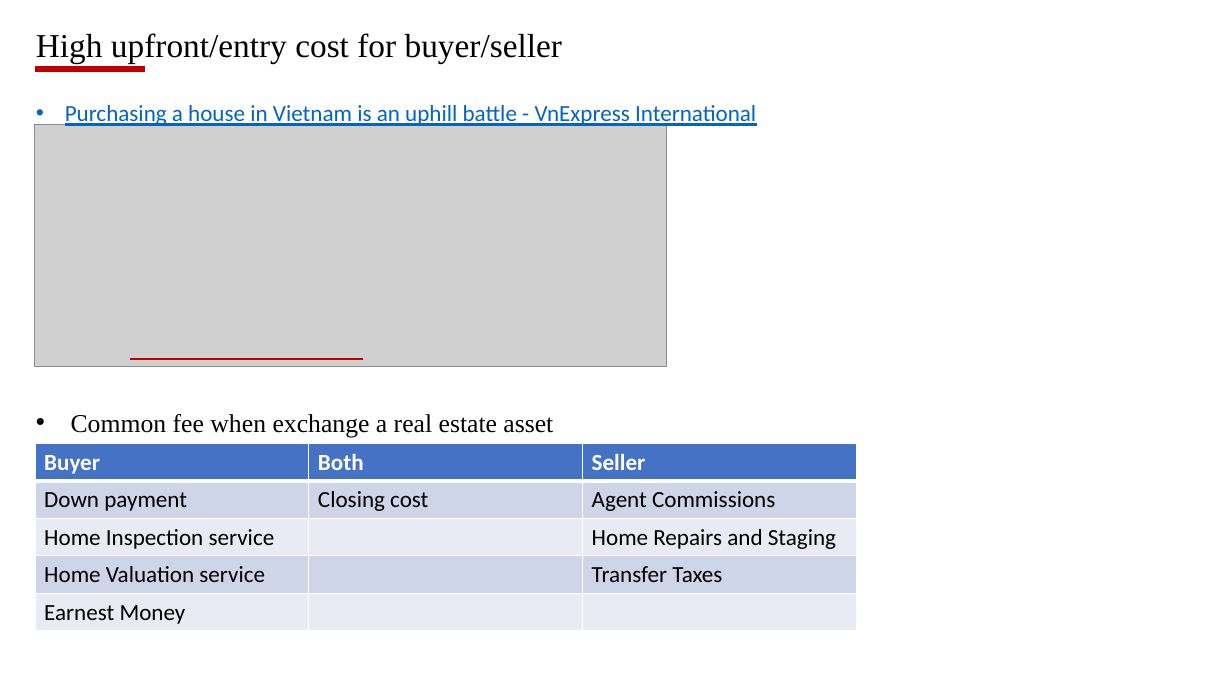
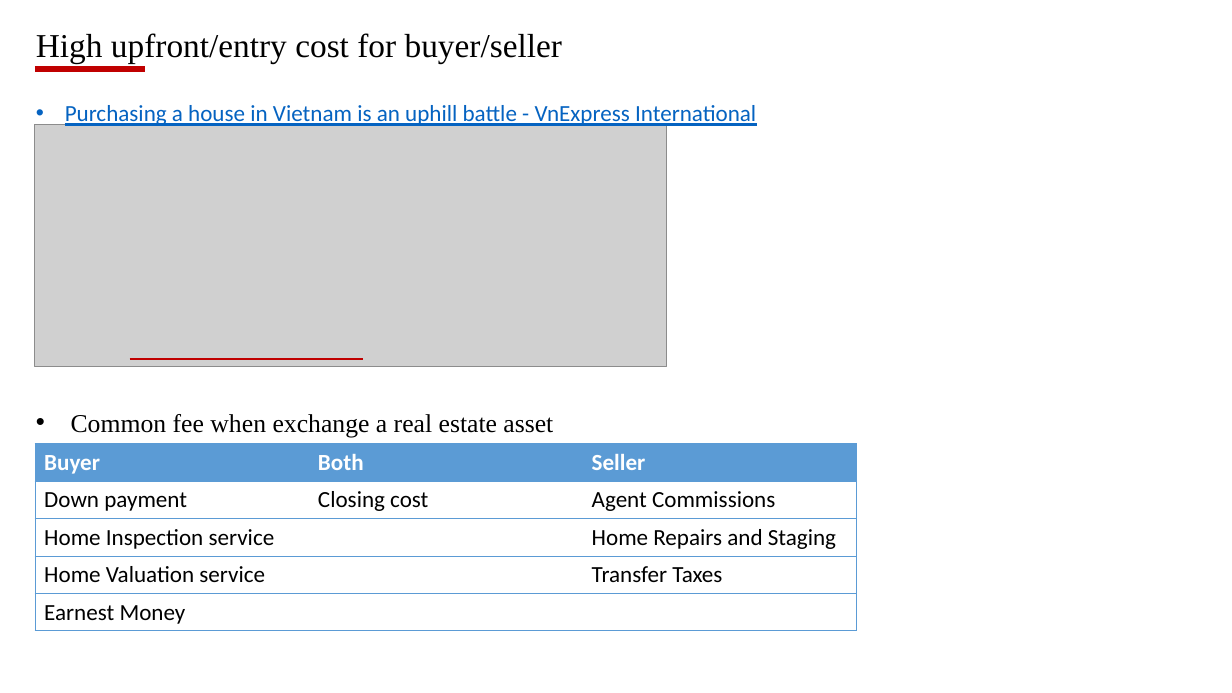
Before and after one commit to VinhQuocTran/Finalterm-Real-Estate-Blockchain, a slide deck: slide 5 of final_project_proposal.pptx. Drawn at 1232x693 pixels with LibreOffice and Linux fonts; fonts in the diff are those of the drawing; grey boxes stand for pictures. Boxes give left, top, right and bottom in pixels: in the first picture for what was removed or moved away, otherwise in the second. Text is boxed around its words. In the diff, an @@ line names an element or a change of style, - is before the commit and + after.

```diff
--- a/final_project_proposal.pptx
+++ b/final_project_proposal.pptx
@@ table at (35,444,856,630) @@
@@ fill #4472C4 to none in row 1 @@
@@ fill #CFD5EA to none in 6 cells @@
@@ fill #E9EBF5 to none in 6 cells @@
@@ borders changed @@
```
Also in this commit, not shown: 3 other slides changed, 4 slides added, 2 other files.
